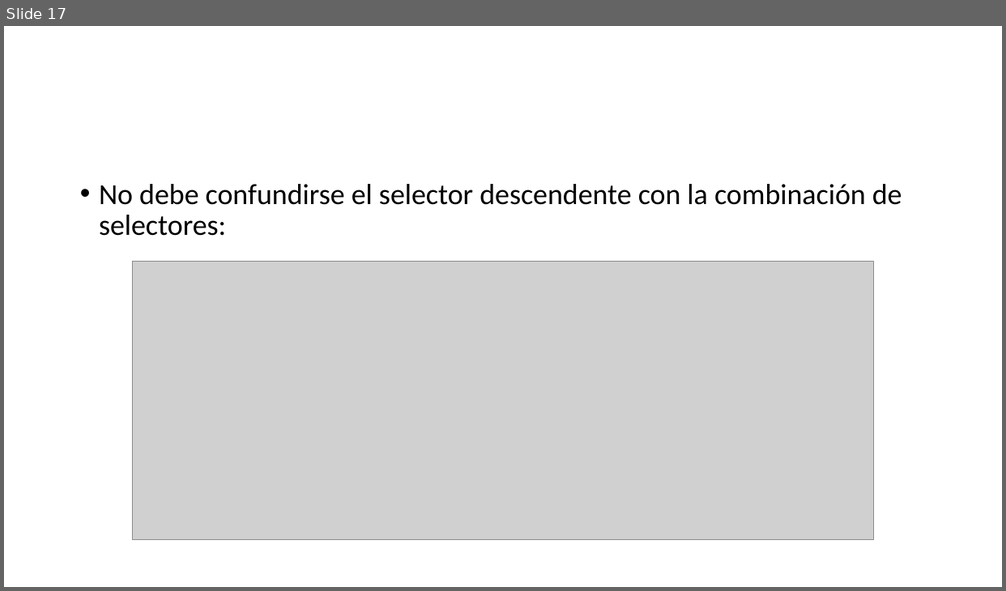
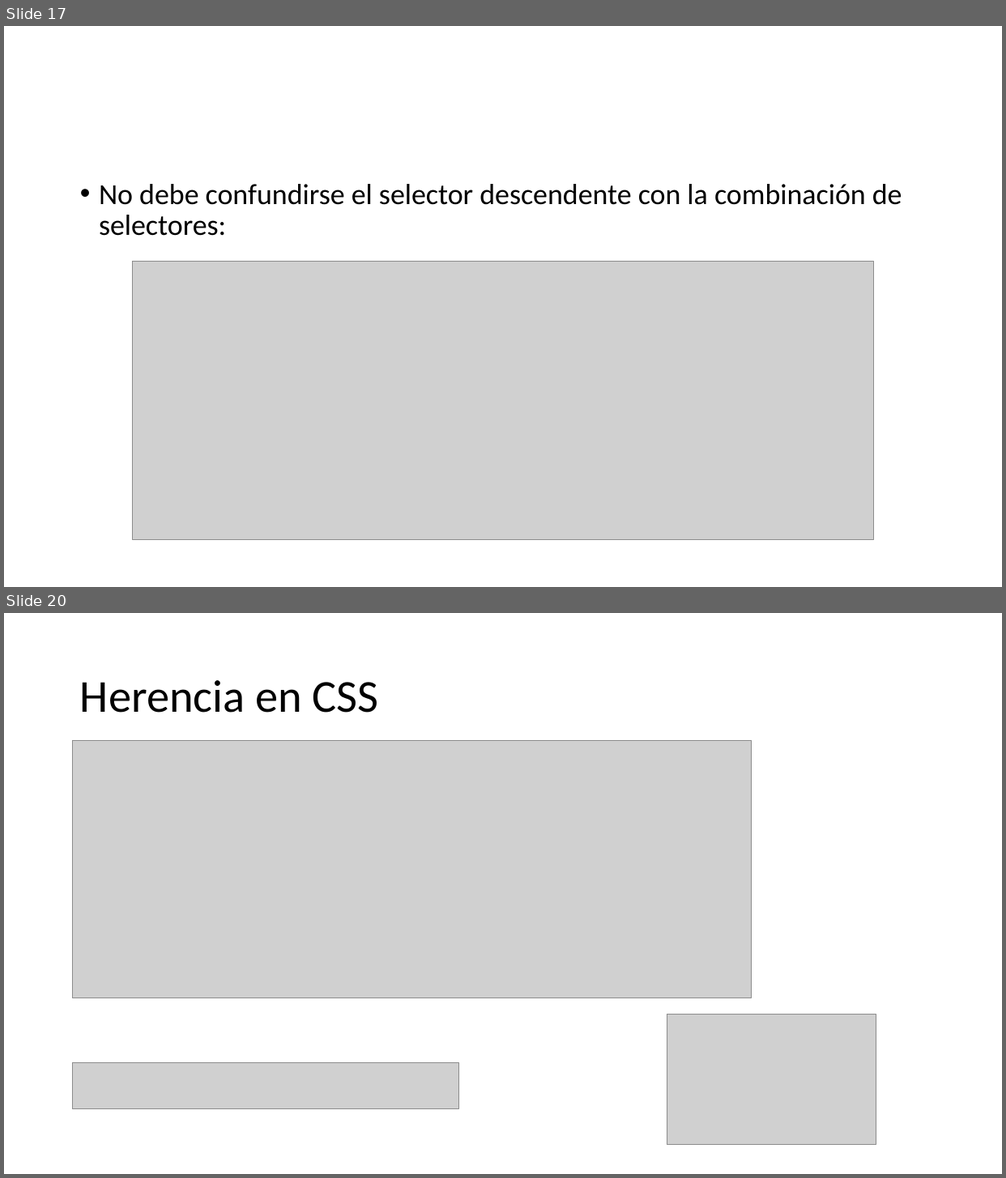
Before and after one commit to DanielCornelio/cssWorkshop, a slide deck: Introducción a CSS.pptx. Shown one above the other, each under a label of ours: slide 17 before the commit, slides 17 and 20 after it; the slides between them are not shown. The pictures are 1006x591 and 1006x1178 pixels, drawn with LibreOffice and Linux fonts; fonts in the diff are those of the drawing; grey boxes stand for pictures. Boxes give left, top, right and bottom in pixels: in the first picture for what was removed or moved away, otherwise in the second. Text is boxed around its words. In the diff, an @@ line names an element or a change of style, - is before the commit and + after.

```diff
--- a/Introducción a CSS.pptx
+++ b/Introducción a CSS.pptx
@@ slide 20 added at [4,613,1002,1174], background #FFFFFF @@
@@ title added at [80,680,379,713], 44 pt, text #000000 @@
+Herencia en CSS
@@ picture added at [73,740,751,999] @@
@@ picture added at [667,1014,876,1144] @@
@@ picture added at [73,1063,459,1110] @@
```
Also in this commit, not shown: 1 slide changed, 3 other slides added, 1 slide removed, 2 other files.
